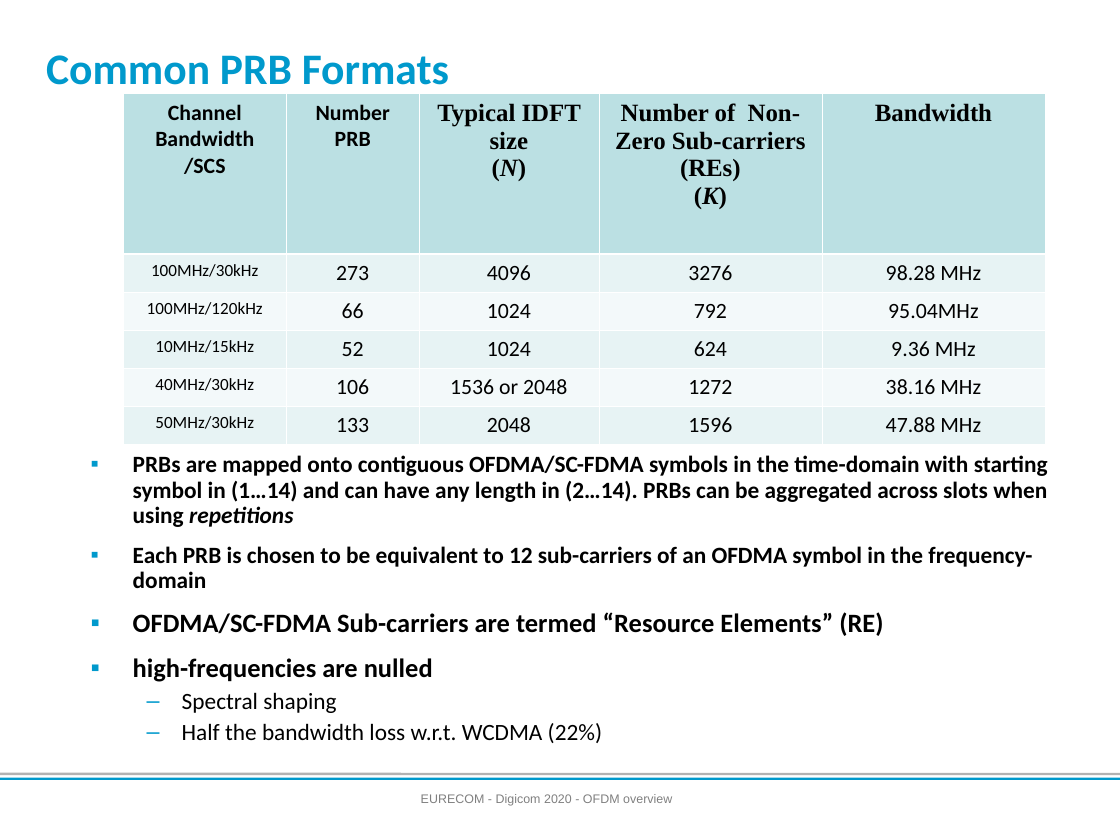
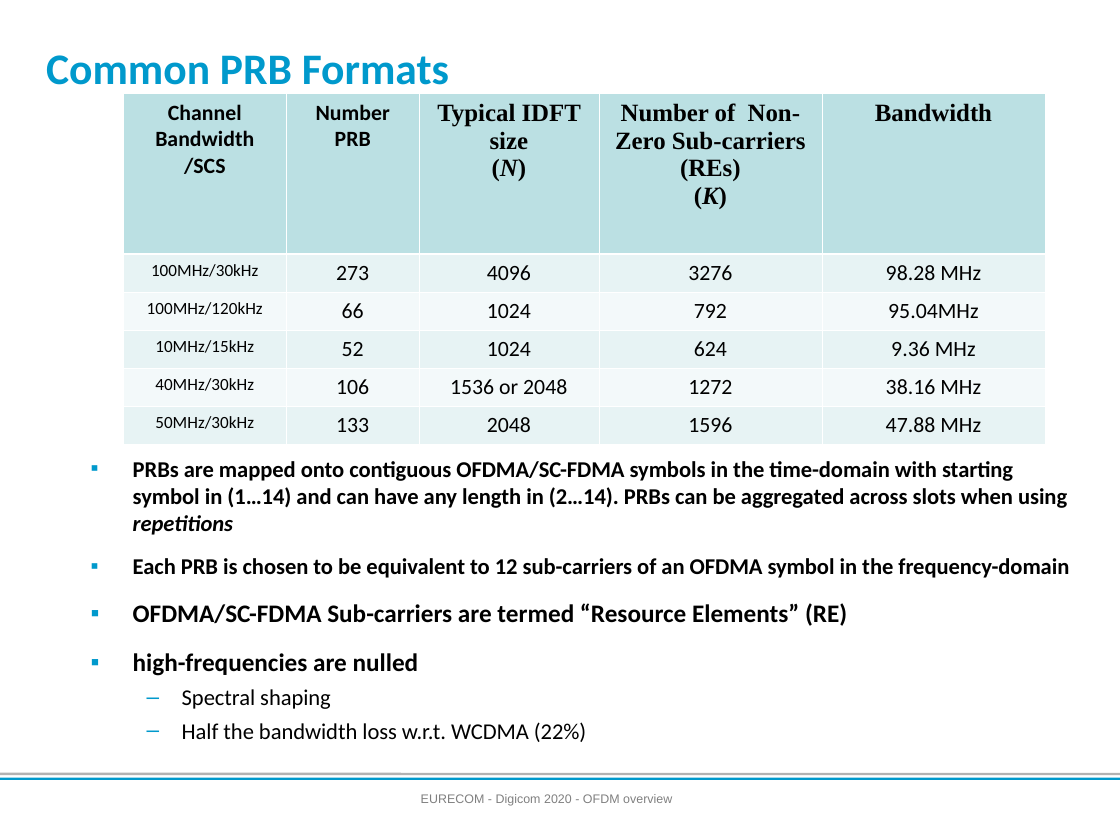
Before and after one commit to setrar/DigiCom, a slide deck: slide 23 of Lectures/ofdm-slides2020.ppt. Drawn at 1120x840 pixels with LibreOffice and Linux fonts; fonts in the diff are those of the drawing; background and template pictures are left out. Boxes give left, top, right and bottom in pixels: in the first picture for what was removed or moved away, otherwise in the second. Text is boxed around its words. In the diff, an @@ line names an element or a change of style, - is before the commit and + after.

```diff
--- a/Lectures/ofdm-slides2020.ppt
+++ b/Lectures/ofdm-slides2020.ppt
@@ text "PRBs are mapped onto contiguous ..." at (133,461,1069,742): size 15 to 14.4 pt in "PRBs are mapped onto contiguous OFDMA/SC-FDMA symbols ...", "Each PRB is chosen to be equivalent ...", "Spectral shaping", "Half the bandwidth loss w.r.t. WCDMA (22%)"; size 17 to 16.1 pt in "OFDMA/SC-FDMA Sub-carriers are termed “Resource Elements” (R ...", "high-frequencies are nulled"; line spacing 0.9 to 1; more space between paragraphs @@
```
Also in this commit, not shown: 8 other slides changed, 12 other files.
